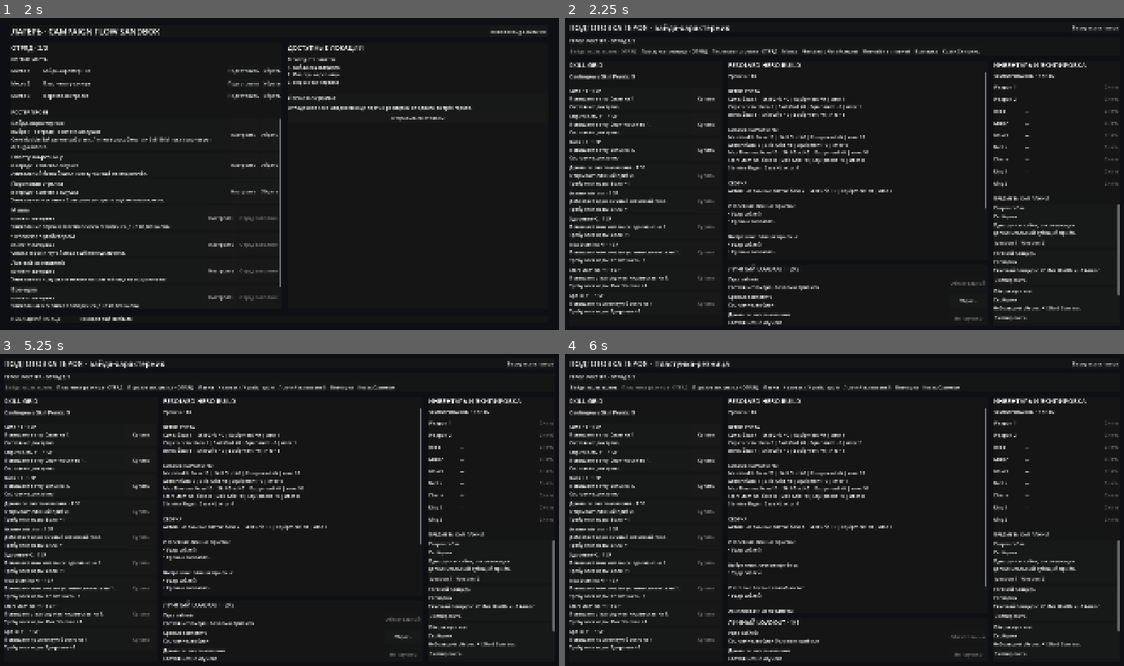
Above: before the commit, frames 1-4 (two rows, left to right).
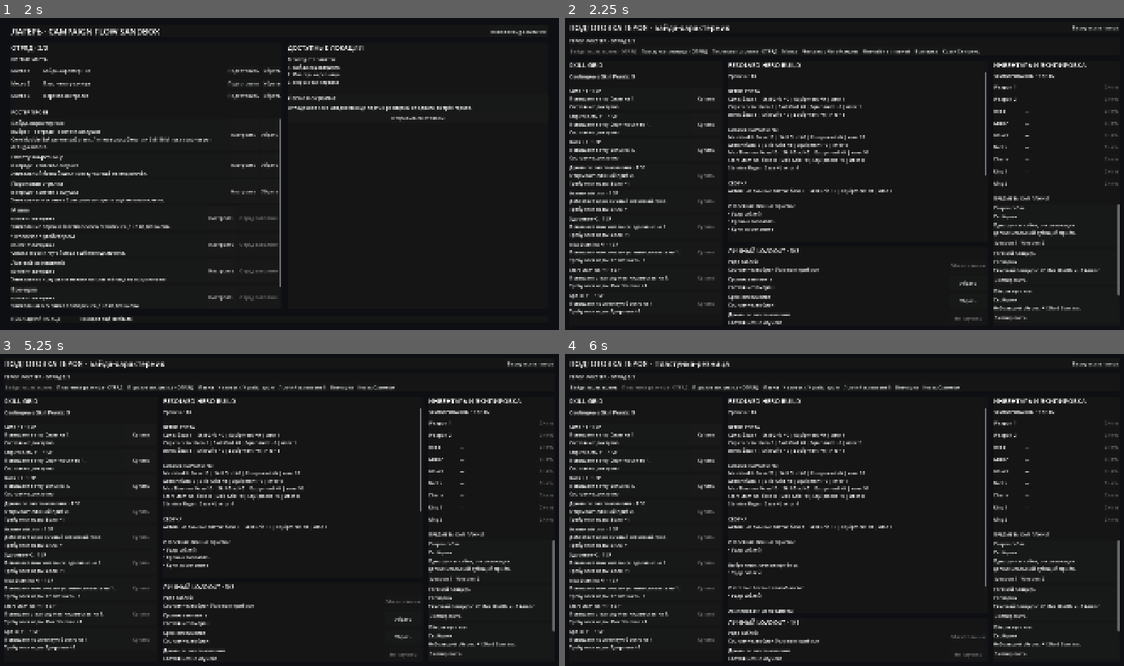
Above: after the commit, the same moments.

Repository: DanilNikolin/kleynod-steppe-frontier
Game: Godot game, scene res://scenes/campaign/campaign_sandbox.tscn
Two runs of this game, one before a commit and one after it. Both use one fixed random seed, a clock stepped at 60 frames per second and the inputs below.
Inputs:
- Up to frame 1 (2 s): click "Новая debug-кампания" at 0.5 s; click "Новая debug-кампания" at 1.25 s
- Up to frame 2 (2.25 s): click "Подготовить" at 2 s
- Up to frame 3 (5.25 s): click "Вернуться в лагерь" at 2.75 s; click "Убрать" at 3.5 s; click "Подготовить" at 4.25 s; click "Байда-характерник" at 5 s
- Up to frame 4 (6 s): click "Пластунка-резница · ОТРЯД" at 5.75 s

Frame 1 is identical in both runs. In frame 2, 0.9% of the frame differs, in the area x 29-76%, y 50-91%; in frame 3, 0.9%; in frame 4, nothing differs.

Commit message:
feat: add Bayda gallows hook ability

Diff:
--- /dev/null
+++ b/content/abilities/heroes/bayda/bayda_gallows_hook.tres
@@ -0,0 +1,40 @@
+[gd_resource type="Resource" script_class="AbilityDefinition" format=3]
+
+[ext_resource type="Script" path="res://core/battle/abilities/ability_definition.gd" id="1_ability"]
+[ext_resource type="Script" path="res://core/battle/targeting/ability_targeting_definition.gd" id="2_targeting"]
+[ext_resource type="Script" path="res://core/battle/effects/battle_effect.gd" id="3_effect"]
+[ext_resource type="Script" path="res://core/battle/effects/damage_effect.gd" id="4_damage"]
+[ext_resource type="Script" path="res://core/battle/effects/apply_status_effect.gd" id="5_apply_status"]
+[ext_resource type="Resource" path="res://content/statuses/heroes/bayda/bayda_gallows_hooked.tres" id="6_hooked"]
+
+[sub_resource type="Resource" id="Resource_gallows_hook_damage"]
+script = ExtResource("4_damage")
+base_damage = 7
+strength_scaling = 0.0
+crit_mode = 1
+critical_multiplier = 1.5
+effect_id = &"effect_bayda_gallows_hook_damage"
+
+[sub_resource type="Resource" id="Resource_gallows_hook_status"]
+script = ExtResource("5_apply_status")
+status_definition = ExtResource("6_hooked")
+effect_id = &"effect_bayda_gallows_hook_status"
+
+[sub_resource type="Resource" id="Resource_gallows_hook_targeting"]
+script = ExtResource("2_targeting")
+aim_requirement = 1
+aim_relation_mask = 4
+aim_offsets = Array[Vector2i]([Vector2i(1, -1), Vector2i(2, -1), Vector2i(3, -1), Vector2i(1, 0), Vector2i(2, 0), Vector2i(3, 0), Vector2i(1, 1), Vector2i(2, 1), Vector2i(3, 1)])
+affected_relation_mask = 4
+impact_offsets = Array[Vector2i]([Vector2i(0, 0)])
+
+[resource]
+script = ExtResource("1_ability")
+ability_id = &"ability_bayda_gallows_hook"
+display_name = "Крюк висельника"
+description = "Байда впивается железным крюком во врага, наносит 7 урона и запрещает цели двигаться до конца её следующего хода."
+branch = 1
+stamina_cost = 12
+cooldown_turns = 2
+targeting = SubResource("Resource_gallows_hook_targeting")
+effects = Array[ExtResource("3_effect")]([SubResource("Resource_gallows_hook_damage"), SubResource("Resource_gallows_hook_status")])
--- a/content/heroes/bayda/bayda_hero.tres
+++ b/content/heroes/bayda/bayda_hero.tres
@@ -8,6 +8,7 @@
 [ext_resource type="Resource" path="res://content/abilities/debug/debug_sabre_slash.tres" id="6_sabre"]
 [ext_resource type="Resource" path="res://content/abilities/debug/debug_spirit_mend.tres" id="7_mend"]
 [ext_resource type="Resource" path="res://content/abilities/heroes/bayda/bayda_blood_payment.tres" id="8_blood_payment"]
+[ext_resource type="Resource" path="res://content/abilities/heroes/bayda/bayda_gallows_hook.tres" id="9_gallows_hook"]
 
 [resource]
 script = ExtResource("1_hero")
@@ -17,8 +18,8 @@
 base_combatant_definition = ExtResource("3_combatant")
 core_module = ExtResource("4_core")
 skill_grid = ExtResource("5_grid")
-personal_abilities = Array[ExtResource("2_ability")]([ExtResource("6_sabre"), ExtResource("8_blood_payment"), ExtResource("7_mend")])
-starting_known_ability_ids = Array[StringName]([&"ability_sabre_slash", &"ability_bayda_blood_payment"])
+personal_abilities = Array[ExtResource("2_ability")]([ExtResource("6_sabre"), ExtResource("8_blood_payment"), ExtResource("9_gallows_hook"), ExtResource("7_mend")])
+starting_known_ability_ids = Array[StringName]([&"ability_sabre_slash", &"ability_bayda_blood_payment", &"ability_bayda_gallows_hook"])
 default_ability_id = &"ability_sabre_slash"
-starting_active_slot_count = 2
+starting_active_slot_count = 3
 maximum_active_slot_count = 6
--- a/content/heroes/bayda/debug_bayda_core_hero.tres
+++ b/content/heroes/bayda/debug_bayda_core_hero.tres
@@ -8,6 +8,7 @@
 [ext_resource type="Resource" path="res://content/abilities/debug/debug_sabre_slash.tres" id="6_sabre"]
 [ext_resource type="Resource" path="res://content/abilities/debug/debug_spirit_mend.tres" id="7_mend"]
 [ext_resource type="Resource" path="res://content/abilities/heroes/bayda/bayda_blood_payment.tres" id="8_blood_payment"]
+[ext_resource type="Resource" path="res://content/abilities/heroes/bayda/bayda_gallows_hook.tres" id="9_gallows_hook"]
 
 [resource]
 script = ExtResource("1_hero")
@@ -17,8 +18,8 @@
 base_combatant_definition = ExtResource("3_combatant")
 core_module = ExtResource("4_core")
 skill_grid = ExtResource("5_grid")
-personal_abilities = Array[ExtResource("2_ability")]([ExtResource("6_sabre"), ExtResource("8_blood_payment"), ExtResource("7_mend")])
-starting_known_ability_ids = Array[StringName]([&"ability_sabre_slash", &"ability_bayda_blood_payment"])
+personal_abilities = Array[ExtResource("2_ability")]([ExtResource("6_sabre"), ExtResource("8_blood_payment"), ExtResource("9_gallows_hook"), ExtResource("7_mend")])
+starting_known_ability_ids = Array[StringName]([&"ability_sabre_slash", &"ability_bayda_blood_payment", &"ability_bayda_gallows_hook"])
 default_ability_id = &"ability_sabre_slash"
-starting_active_slot_count = 2
+starting_active_slot_count = 3
 maximum_active_slot_count = 6
--- /dev/null
+++ b/content/statuses/heroes/bayda/bayda_gallows_hooked.tres
@@ -0,0 +1,18 @@
+[gd_resource type="Resource" script_class="BattleStatusDefinition" format=3]
+
+[ext_resource type="Script" path="res://core/battle/statuses/battle_status_definition.gd" id="1_status"]
+[ext_resource type="Script" path="res://core/battle/restrictions/battle_action_restriction.gd" id="2_restriction"]
+
+[sub_resource type="Resource" id="Resource_gallows_hook_restriction"]
+script = ExtResource("2_restriction")
+block_movement = true
+
+[resource]
+script = ExtResource("1_status")
+status_id = &"status_bayda_gallows_hooked"
+display_name = "На крюке"
+description = "Цель не может двигаться до конца своего следующего хода."
+polarity = 2
+tags = Array[StringName]([&"debuff", &"control", &"movement_control", &"immobilized", &"hook"])
+duration_turns = 1
+action_restriction = SubResource("Resource_gallows_hook_restriction")
Not shown, added: godot_focused_context.md
Not shown, changed: godot_focused_context.py
